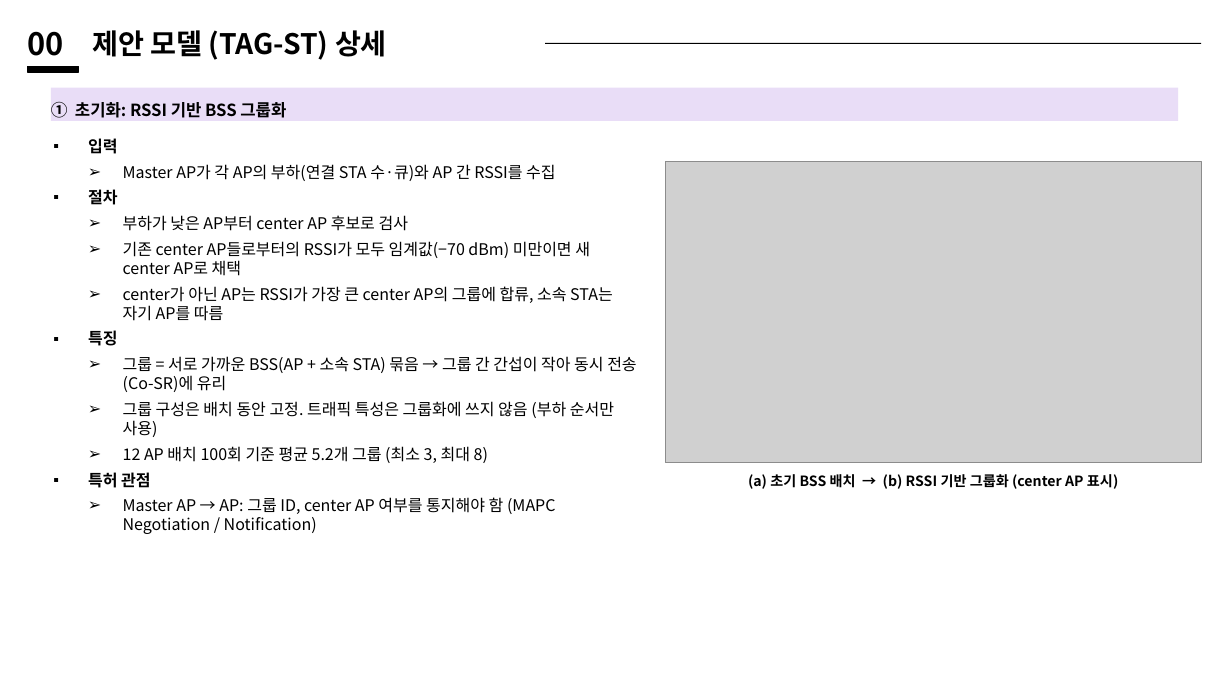
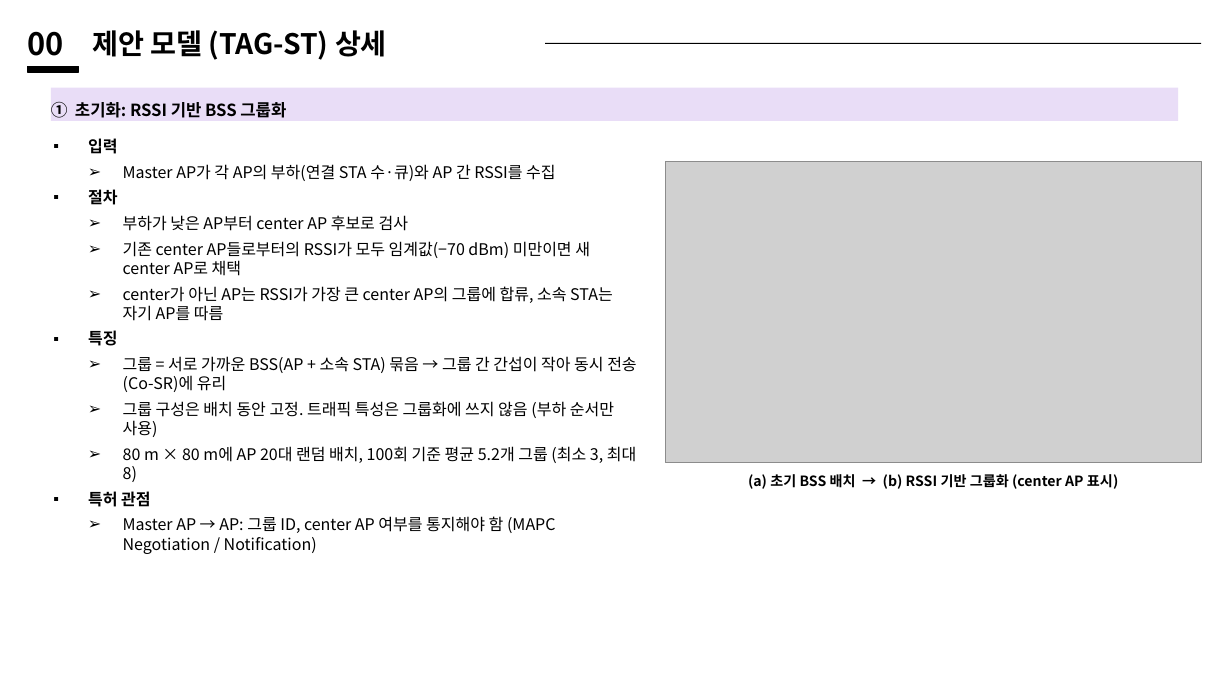
Before and after one commit to wanniii/Multi-AP-Coordination_Grouping, a slide deck: slide 2 of paper/slides/TAG-ST_model_detail_slides.pptx. Drawn at 1232x693 pixels with LibreOffice and Linux fonts; fonts in the diff are those of the drawing; grey boxes stand for pictures. Boxes give left, top, right and bottom in pixels: in the first picture for what was removed or moved away, otherwise in the second. Text is boxed around its words. In the diff, an @@ line names an element or a change of style, - is before the commit and + after.

```diff
--- a/paper/slides/TAG-ST_model_detail_slides.pptx
+++ b/paper/slides/TAG-ST_model_detail_slides.pptx
@@ text at <box>123,446,636,482</box>: text changed @@
-  ➢ 12 AP 배치 100회 기준 평균 5.2개 그룹 (최소 3, 최대 8)
+  ➢ 80 m × 80 m에 AP 20대 랜덤 배치, 100회 기준 평균 5.2개 그룹 (최소 3, 최대 8)
```
Also in this commit, not shown: 1 other slide changed, 1 other file.
